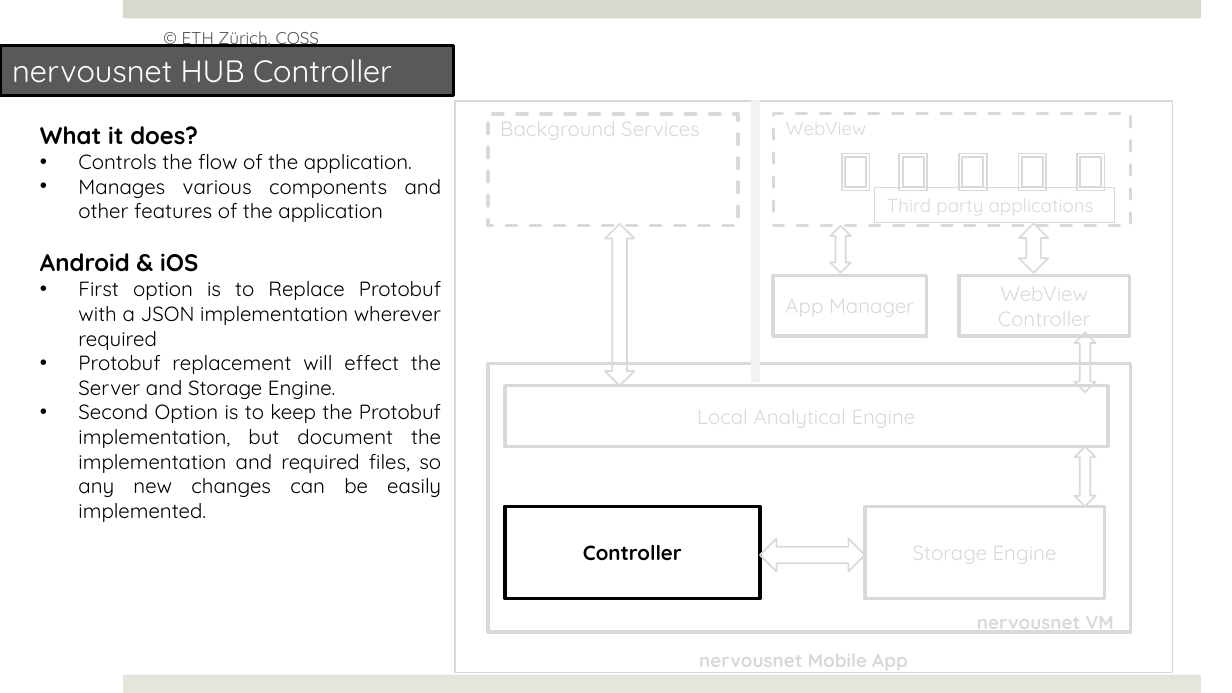
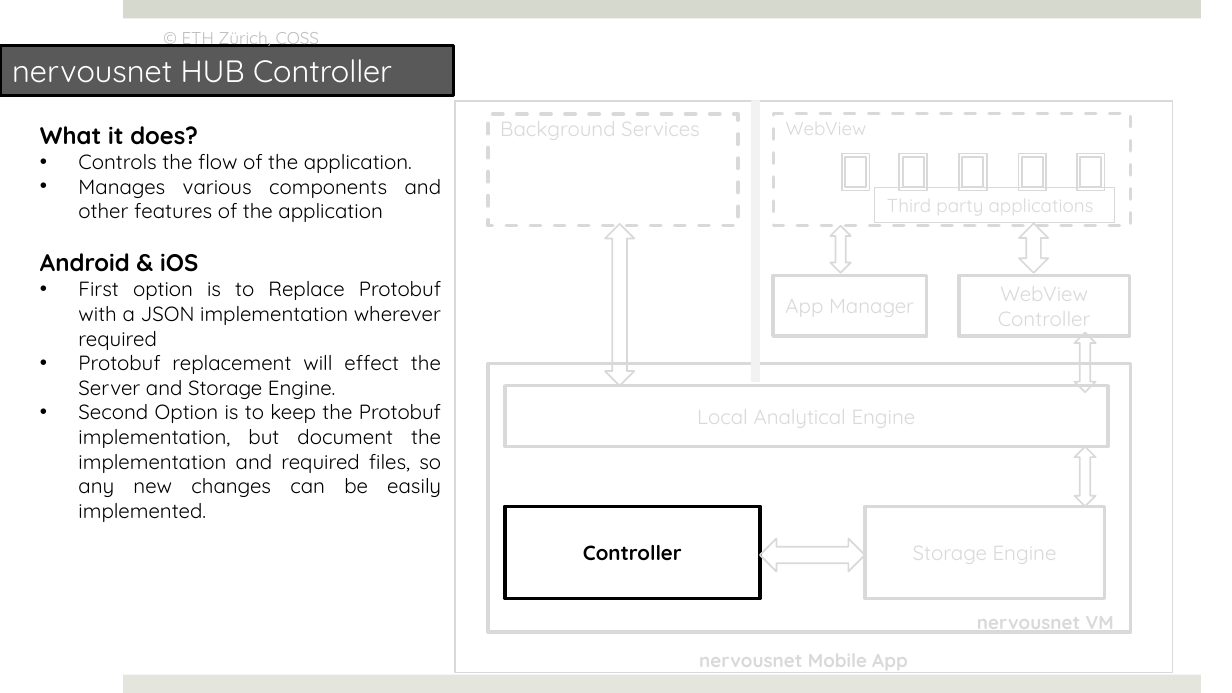
Before and after one commit to prasad79/nervousnet, a slide deck: slide 6 of Documents/NervousNet_Redesign.pptx. Drawn at 1232x693 pixels with LibreOffice and Linux fonts; fonts in the diff are those of the drawing. Boxes give left, top, right and bottom in pixels: in the first picture for what was removed or moved away, otherwise in the second. Text is boxed around its words. In the diff, an @@ line names an element or a change of style, - is before the commit and + after.

```diff
--- a/Documents/NervousNet_Redesign.pptx
+++ b/Documents/NervousNet_Redesign.pptx
@@ text "© ETH Zürich, COSS" at <box>182,32,319,49</box>: text colour #595959 to #BFBFBF @@
```
Also in this commit, not shown: 4 other slides changed, 2 slides removed, 33 other files.
